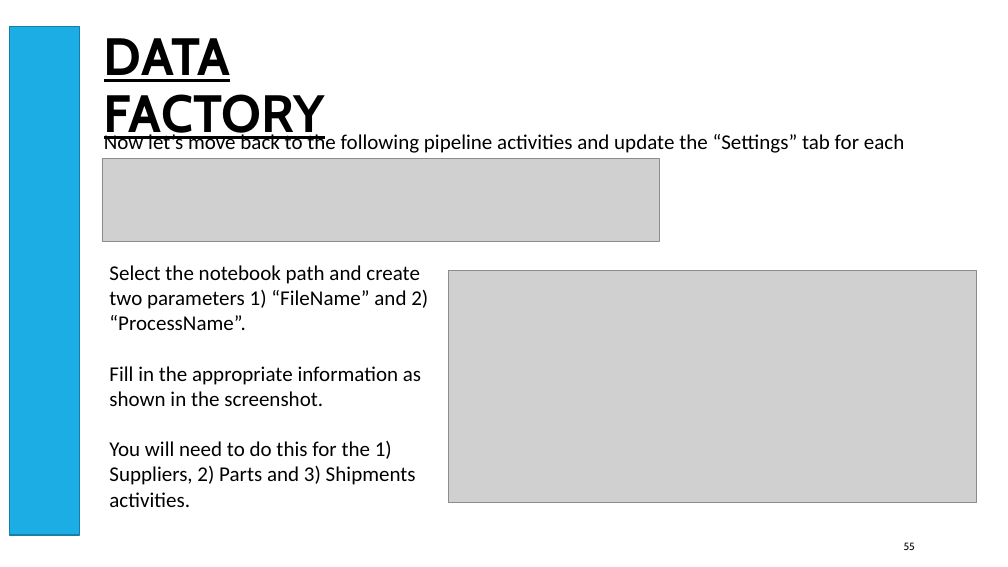
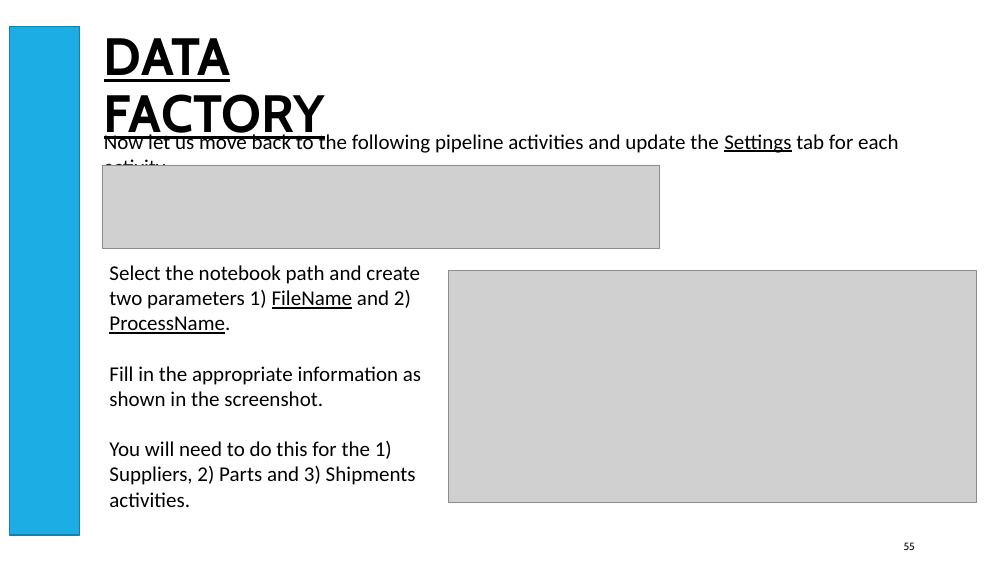
Before and after one commit to smpetersgithub/AdvancedSQLPuzzles, a slide deck: slide 55 of Suppliers and Parts Hive Demo/Azure Databricks Spark Hive Demo Powerpoint.pptx. Drawn at 1008x567 pixels with LibreOffice and Linux fonts; fonts in the diff are those of the drawing; grey boxes stand for pictures. Boxes give left, top, right and bottom in pixels: in the first picture for what was removed or moved away, otherwise in the second. Text is boxed around its words. In the diff, an @@ line names an element or a change of style, - is before the commit and + after.

```diff
--- a/Suppliers and Parts Hive Demo/Azure Databricks Spark Hive Demo Powerpoint.pptx
+++ b/Suppliers and Parts Hive Demo/Azure Databricks Spark Hive Demo Powerpoint.pptx
@@ text at (104, 131, 898, 166): text changed @@
-Now let’s move back to the following pipeline activities and update the “Settings” tab for each activity.
+Now let us move back to the following pipeline activities and update the Settings tab for each activity.
@@ picture: place and size @@
-picture at (102, 158, 659, 241)
+picture at (102, 165, 659, 248)
@@ text at (109, 265, 420, 334): text changed @@
-Select the notebook path and create two parameters 1) “FileName” and 2) “ProcessName”.
+Select the notebook path and create two parameters 1) FileName and 2) ProcessName.
```
Also in this commit, not shown: 41 other slides changed, 1 other file.
